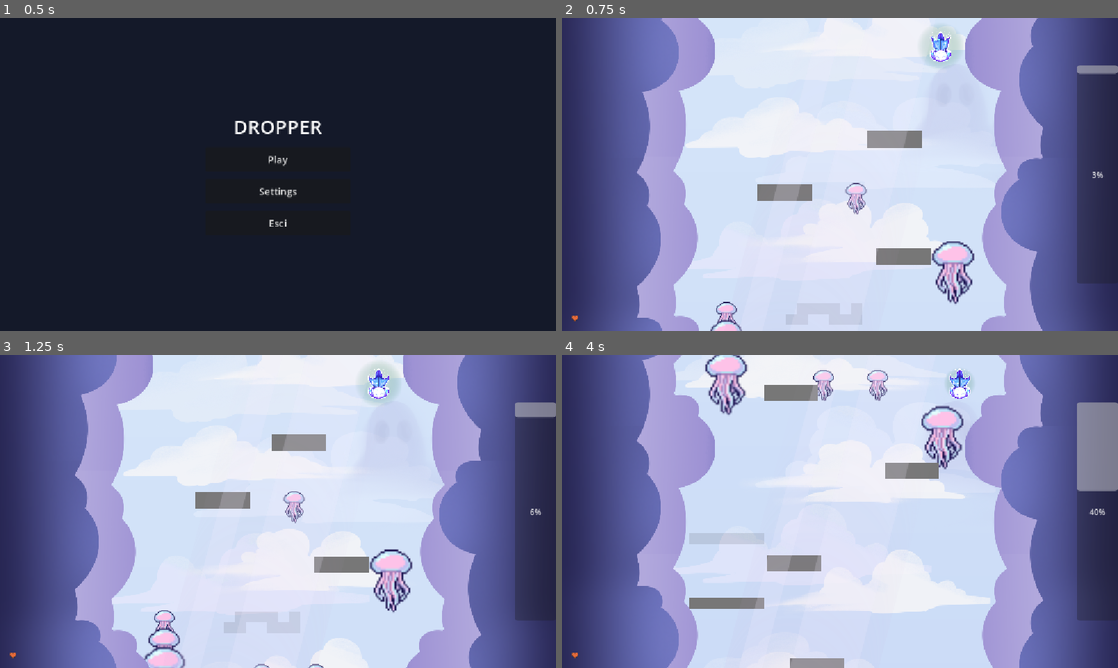
Above: before the commit, frames 1-4 (two rows, left to right).
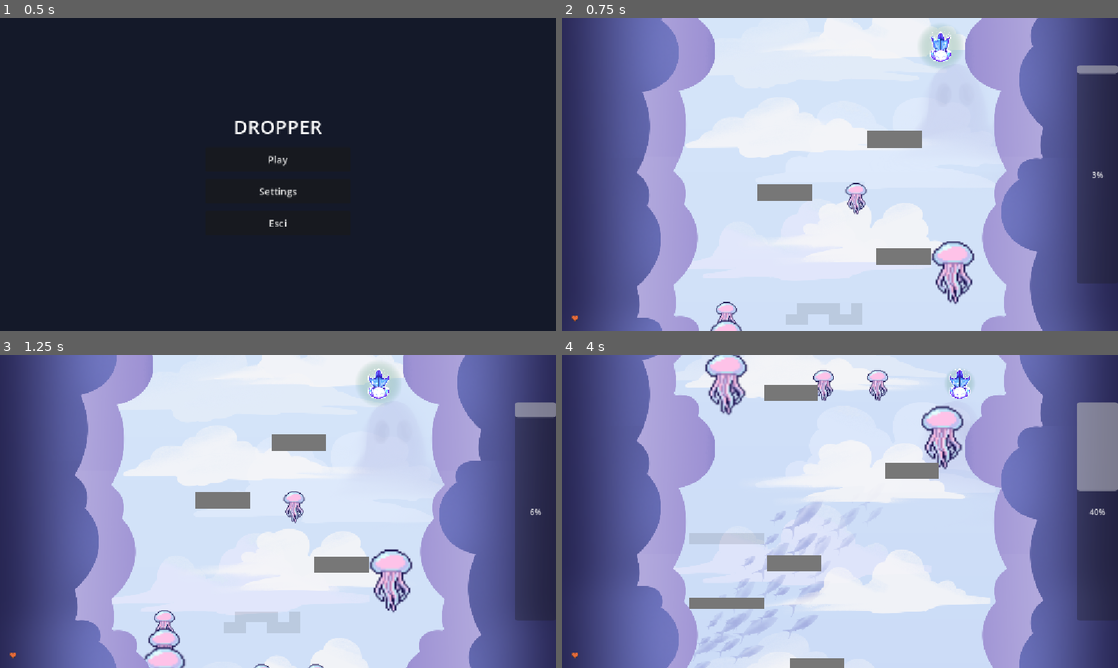
Above: after the commit, the same moments.

Repository: crissoll/Fail-Safe-Game-Jam
Game: Godot game, scene res://scenes/home_menu.tscn
Two runs of this game, one before a commit and one after it. Both use one fixed random seed, a clock stepped at 60 frames per second and the inputs below.
Inputs:
- Up to frame 1 (0.5 s): no input
- Up to frame 2 (0.75 s): click "Play" at 0.5 s
- Up to frame 3 (1.25 s): no input
- Up to frame 4 (4 s): tap Enter (reset_level) at 1.25 s; hold D (right) 1.28-2.03 s; tap Space (switch_dimension) every 0.75 s from 1.35 to 3.6 s; hold Up (slow_down) 2.03-2.78 s; hold D (right) from 2.78 s (still down)

Frame 1 is identical in both runs. In frame 2, 0.7% of the frame differs, in the area x 31-62%, y 36-100%; in frame 3, 0.8%; in frame 4, 2.3%, in the area x 23-63%, y 4-100%.

Commit message:
FishSchool Animation

Diff:
--- a/first-prototype----dropper-/scenes/background.tscn
+++ b/first-prototype----dropper-/scenes/background.tscn
@@ -3,6 +3,7 @@
 [ext_resource type="Texture2D" uid="uid://khkgk0x540ty" path="res://assets/CloudsBack.png" id="1_wisxt"]
 [ext_resource type="Texture2D" uid="uid://ckyj8t7u7lxc5" path="res://assets/monster.png" id="2_1tmhi"]
 [ext_resource type="Texture2D" uid="uid://dplbkke0neg0l" path="res://assets/CloudsFront.png" id="2_wax1t"]
+[ext_resource type="Texture2D" uid="uid://c4uo7sm04wo1y" path="res://assets/fish_school 2.png" id="4_1tmhi"]
 [ext_resource type="Texture2D" uid="uid://kmmgejp26mfm" path="res://assets/WallsBL.png" id="4_l5f8m"]
 [ext_resource type="Texture2D" uid="uid://c2hwc7h6v1ua" path="res://assets/Light.png" id="5_6vm3t"]
 [ext_resource type="Texture2D" uid="uid://bicdftpepfcpv" path="res://assets/WallsFrontL.png" id="5_8efq7"]
@@ -12,6 +13,68 @@
 
 [sub_resource type="GradientTexture2D" id="GradientTexture2D_au7uu"]
 gradient = SubResource("Gradient_1yjtr")
+
+[sub_resource type="Animation" id="Animation_l5f8m"]
+resource_name = "FishSwim"
+length = 25.0
+loop_mode = 1
+tracks/0/type = "value"
+tracks/0/imported = false
+tracks/0/enabled = true
+tracks/0/path = NodePath("FishSchool:position")
+tracks/0/interp = 1
+tracks/0/loop_wrap = true
+tracks/0/keys = {
+"times": PackedFloat32Array(3.833333, 8.833333, 13.833333),
+"transitions": PackedFloat32Array(1, 1, 1),
+"update": 0,
+"values": [Vector2(-202, 416), Vector2(9, 242), Vector2(204, 106)]
+}
+tracks/1/type = "value"
+tracks/1/imported = false
+tracks/1/enabled = true
+tracks/1/path = NodePath("FishSchool:modulate")
+tracks/1/interp = 1
+tracks/1/loop_wrap = true
+tracks/1/keys = {
+"times": PackedFloat32Array(3.833333, 5.333333, 12.333333, 13.833333),
+"transitions": PackedFloat32Array(1, 1, 1, 1),
+"update": 0,
+"values": [Color(1, 1, 1, 0), Color(1, 1, 1, 1), Color(1, 1, 1, 1), Color(1, 1, 1, 0)]
+}
+
+[sub_resource type="Animation" id="Animation_6vm3t"]
+length = 0.001
+tracks/0/type = "value"
+tracks/0/imported = false
+tracks/0/enabled = true
+tracks/0/path = NodePath("FishSchool:position")
+tracks/0/interp = 1
+tracks/0/loop_wrap = true
+tracks/0/keys = {
+"times": PackedFloat32Array(0),
+"transitions": PackedFloat32Array(1),
+"update": 0,
+"values": [Vector2(-202, 416)]
+}
+tracks/1/type = "value"
+tracks/1/imported = false
+tracks/1/enabled = true
+tracks/1/path = NodePath("FishSchool:modulate")
+tracks/1/interp = 1
+tracks/1/loop_wrap = true
+tracks/1/keys = {
+"times": PackedFloat32Array(0),
+"transitions": PackedFloat32Array(1),
+"update": 0,
+"values": [Color(1, 1, 1, 0)]
+}
+
+[sub_resource type="AnimationLibrary" id="AnimationLibrary_8efq7"]
+_data = {
+&"FishSwim": SubResource("Animation_l5f8m"),
+&"RESET": SubResource("Animation_6vm3t")
+}
 
 [node name="Background" type="Node2D" unique_id=1577599243]
 
@@ -48,6 +111,22 @@
 scale = Vector2(0.34852433, 0.3510802)
 texture = ExtResource("2_1tmhi")
 
+[node name="FishLayer" type="ParallaxLayer" parent="ParallaxBackground3" unique_id=1347385805]
+motion_scale = Vector2(1, 0)
+
+[node name="FishSchool" type="Node2D" parent="ParallaxBackground3/FishLayer" unique_id=1241656484]
+modulate = Color(1, 1, 1, 0)
+position = Vector2(-202, 416)
+
+[node name="Sprite2D" type="Sprite2D" parent="ParallaxBackground3/FishLayer/FishSchool" unique_id=1089289971]
+scale = Vector2(0.35, 0.35)
+texture = ExtResource("4_1tmhi")
+
+[node name="AnimationPlayer" type="AnimationPlayer" parent="ParallaxBackground3/FishLayer" unique_id=523029293]
+libraries/ = SubResource("AnimationLibrary_8efq7")
+autoplay = &"FishSwim"
+speed_scale = 1.87
+
 [node name="CloudsFront" type="ParallaxLayer" parent="ParallaxBackground3" unique_id=1419573344]
 modulate = Color(1, 1, 1, 0.8352941)
 motion_scale = Vector2(1, 0.3)
@@ -80,6 +159,7 @@
 texture = ExtResource("5_8efq7")
 
 [node name="LightRay" type="ParallaxLayer" parent="ParallaxBackground" unique_id=2098930633]
+visible = false
 motion_scale = Vector2(1, 0)
 
 [node name="Sprite2D" type="Sprite2D" parent="ParallaxBackground/LightRay" unique_id=1462990843]
Binary file added: first-prototype----dropper-/assets/fish_school 2.png
Not shown, added: first-prototype----dropper-/assets/fish_school 2.png.import
Not shown, changed: first-prototype----dropper-/.DS_Store
